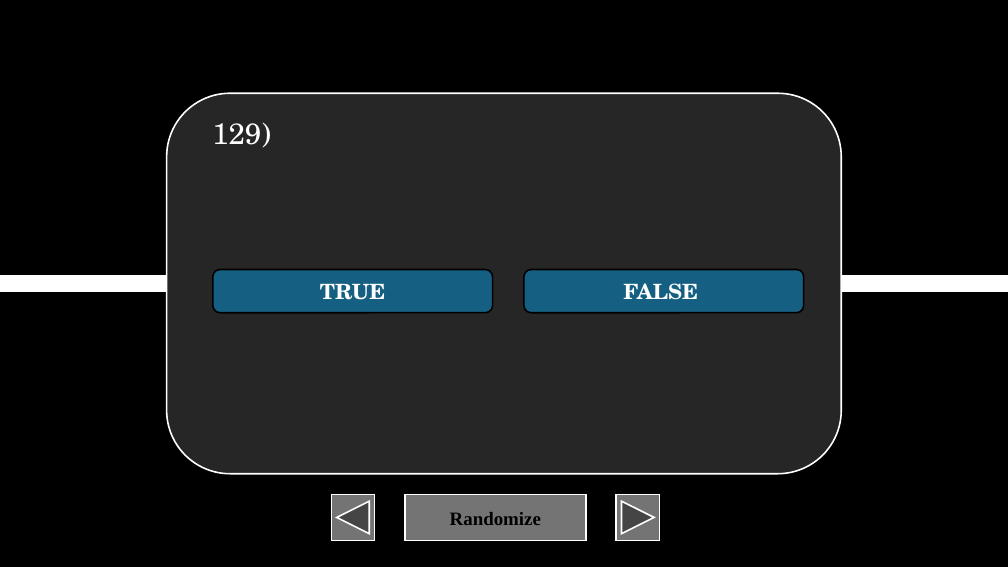
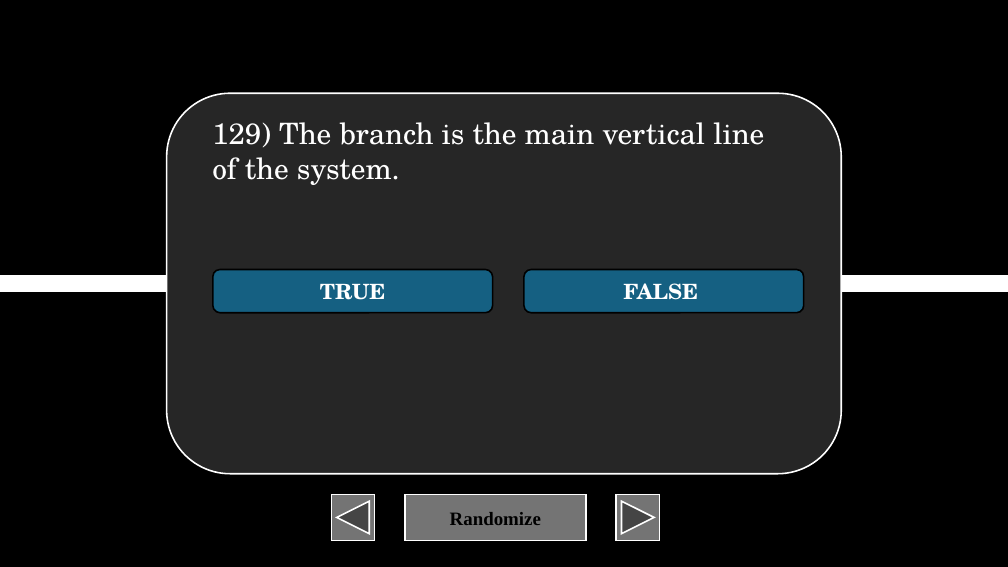
Before and after one commit to XIvanSolomonX/Archi-Reviewer, a slide deck: slide 130 of BulUti2.pptm. Drawn at 1008x567 pixels with LibreOffice and Linux fonts; fonts in the diff are those of the drawing. Boxes give left, top, right and bottom in pixels: in the first picture for what was removed or moved away, otherwise in the second. Text is boxed around its words. In the diff, an @@ line names an element or a change of style, - is before the commit and + after.

```diff
--- a/BulUti2.pptm
+++ b/BulUti2.pptm
@@ text at box(212, 122, 764, 185): text changed @@
-129)
+129) The branch is the main vertical line of the system.
```
Also in this commit, not shown: 11 other slides changed, 57 slides added, 1 other file.
